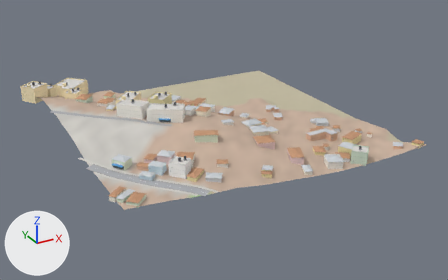
The glTF model city/hi/t_2_-1.glb as it was, and as the next commit left it.
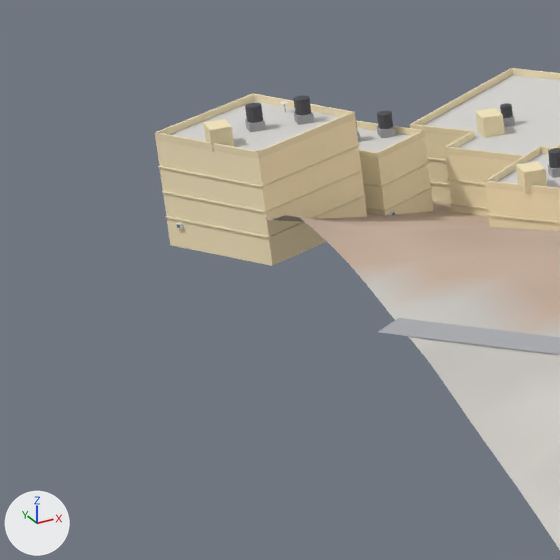
The first picture shows the older version from a 50 mm lens placed at (406.0, -576.0, 210.0), pointed at (646.0, -140.0, -8.0). The close-ups show the older and then the newer version on the part from 0% to 16% of the width and 25% to 51% of the height of that picture. Only the edits that show in the close-ups are written down. Every picture has the same lights, and +X, +Y and +Z are marked at lower left. Vertices at exactly the same position are counted once.

In view in the first close-up: 'Buildings-col', 'Details', 'Roads-col', 'Terrain-col'.
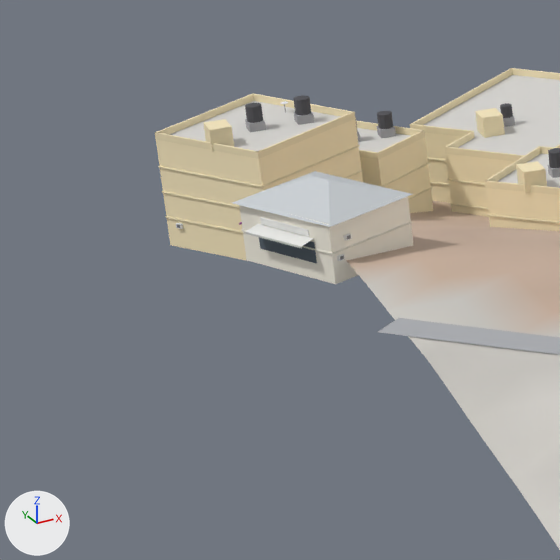
Pixel boxes [x1, y1, x2, y2] of what changed, in the close-ups (560 x 560 px):
'Buildings-col', reshaped: before [156, 75, 560, 266]; after [156, 75, 560, 284]
'Details', reshaped: before [155, 68, 560, 238]; after [155, 68, 560, 264]
part 1 of me_buildings_col, added: after [239, 171, 414, 284]
part 2 of me_buildings_col, added: after [233, 171, 412, 227]
part 3 of me_details, added: after [242, 221, 412, 255]
part 4 of me_details, added: after [259, 237, 317, 264]
part 5 of me_details, added: after [246, 224, 314, 246]
part 6 of me_details, added: after [246, 232, 302, 249]
part 7 of me_details, added: after [260, 217, 309, 237]

The change, as a diff of the scene's bpy script:
```diff
--- a/city/hi/t_2_-1.glb.py
+++ b/city/hi/t_2_-1.glb.py
@@ me_buildings_col @@
 # used by ob_buildings_col; location = (0.0, 0.0, 0.0)
-me_buildings_col.from_pydata(...)  # 981 vertices, 1136 faces; spans x 503.0..768.0, y -257.0..17.0, z 1.0..39.0
+me_buildings_col.from_pydata(...)  # 995 vertices, 1152 faces; spans x 503.0..768.0, y -257.0..17.0, z 1.0..39.0
+# me_buildings_col part 1: the loose piece of 8 vertices spanning x 539.0..554.0, y -73.0..-57.0, z 19.0..26.0 is copied, and the copy is turned 72.7 degrees about the z axis through its middle and scaled by 1.14, then moved by (-34.0, 3.0, 7.0); it spans x 504.0..521.0, y -71.0..-53.0, z 26.0..33.0
+# me_buildings_col part 2: the loose piece of 6 vertices spanning x 538.0..555.0, y -74.0..-57.0, z 26.0..28.0 is copied, and the copy is turned 73.2 degrees about the z axis through its middle and scaled by 1.16, then moved by (-34.0, 3.0, 7.0); it spans x 503.0..521.0, y -72.0..-52.0, z 32.0..35.0
+# other edits to the shape of me_buildings_col do not show in these pictures
 me_buildings_col.materials.append(mat_wall)
@@ me_details @@
 # used by ob_details; location = (0.0, 0.0, 0.0)
-me_details.from_pydata(...)  # 3911 vertices, 6414 faces; spans x 503.0..763.0, y -257.0..17.0, z 4.0..43.0
+me_details.from_pydata(...)  # 4043 vertices, 6612 faces; spans x 503.0..763.0, y -257.0..17.0, z 4.0..43.0
+# me_details part 3: the loose piece of 24 vertices spanning x 538.0..554.0, y -73.0..-57.0, z 22.0..23.0 is copied, and the copy is turned 72.7 degrees about the z axis through its middle and scaled by 1.17, then moved by (-34.0, 3.0, 7.0); it spans x 503.0..521.0, y -71.0..-52.0, z 29.0
+# me_details part 4: the loose piece of 8 vertices spanning x 539.0..540.0, y -68.0, z 23.0..24.0 is copied, and the copy is scaled about its middle by (10.5, 20.8, 6.41), then moved by (-33.0, 3.0, 5.0); it spans x 505.0..509.0, y -69.0..-61.0, z 27.0..30.0
+# me_details part 5: the loose piece of 4 vertices spanning x 525.0..532.0, y -204.0..-195.0, z 20.0..21.0 is copied, and the copy is moved by (-22.0, 134.0, 10.0); it spans x 503.0..509.0, y -70.0..-61.0, z 30.0
+# me_details part 6: the loose piece of 8 vertices spanning x 539.0..540.0, y -68.0, z 23.0..24.0 is copied, and the copy is scaled about its middle by (10.5, 20.8, 0.641), then moved by (-34.0, 2.0, 6.0); it spans x 503.0..508.0, y -70.0..-62.0, z 30.0
+# me_details part 7: the loose piece of 8 vertices spanning x 539.0..540.0, y -68.0, z 23.0..24.0 is copied, and the copy is scaled about its middle by (8.79, 17.5, 2.05), then moved by (-33.0, 3.0, 7.0); it spans x 505.0..509.0, y -68.0..-62.0, z 31.0
+# other edits to the shape of me_details do not show in these pictures
 me_details.materials.append(mat_props)
```
